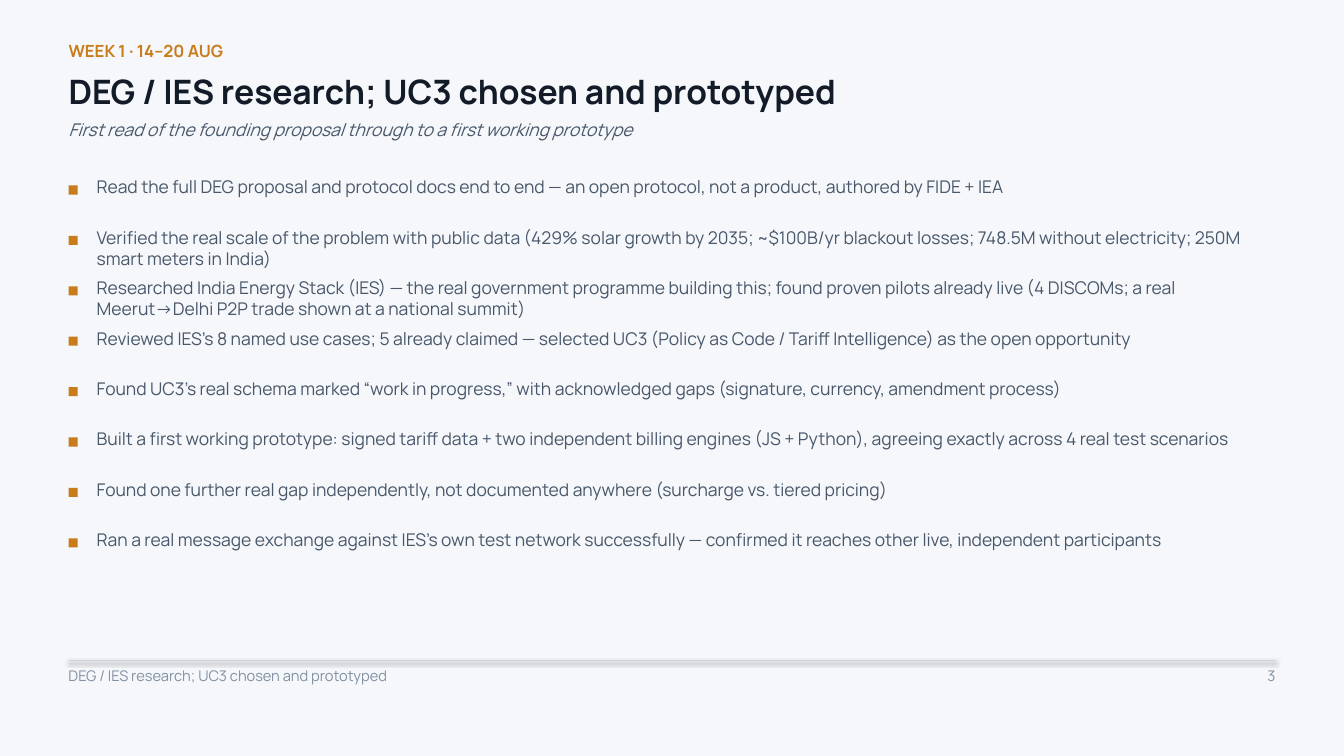
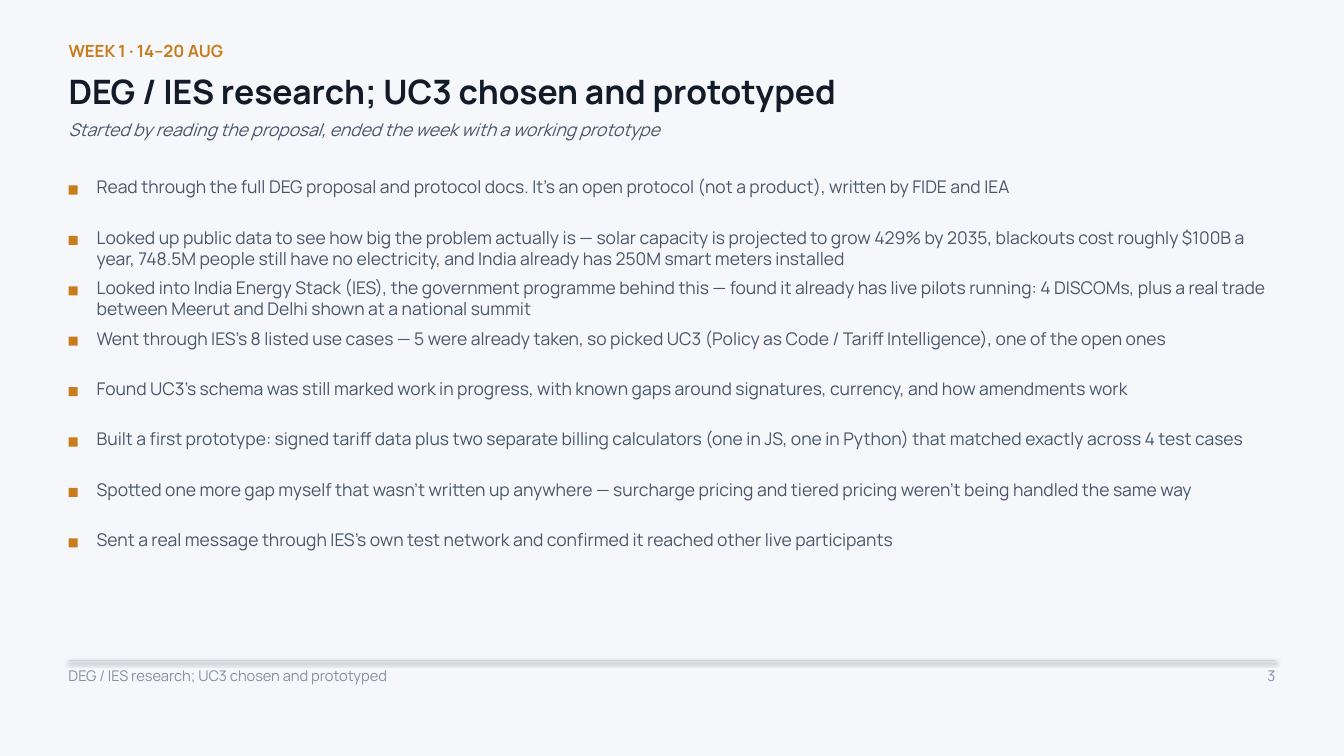
Before and after one commit to Sanjay-dev22/personal-deg, a slide deck: slide 3 of work-record/DEG-IES-Work-Record.pptx. Drawn at 1344x756 pixels with LibreOffice and Linux fonts; fonts in the diff are those of the drawing. Boxes give left, top, right and bottom in pixels: in the first picture for what was removed or moved away, otherwise in the second. Text is boxed around its words. In the diff, an @@ line names an element or a change of style, - is before the commit and + after.

```diff
--- a/work-record/DEG-IES-Work-Record.pptx
+++ b/work-record/DEG-IES-Work-Record.pptx
@@ text at bbox=[69, 123, 659, 141]: text changed @@
-First read of the founding proposal through to a first working prototype
+Started by reading the proposal, ended the week with a working prototype
@@ text at bbox=[97, 178, 1009, 198]: text changed @@
-Read the full DEG proposal and protocol docs end to end — an open protocol, not a product, authored by FIDE + IEA
+Read through the full DEG proposal and protocol docs. It's an open protocol (not a product), written by FIDE and IEA
@@ text at bbox=[97, 229, 1245, 269]: text changed @@
-Verified the real scale of the problem with public data (429% solar growth by 2035; ~$100B/yr blackout losses; 748.5M without electricity; 250M smart meters in India)
+Looked up public data to see how big the problem actually is — solar capacity is projected to grow 429% by 2035, blackouts cost roughly $100B a year, 748.5M people still have no electricity, and India already has 250M smart meters installed
@@ text at bbox=[97, 279, 1265, 316]: text changed @@
-Researched India Energy Stack (IES) — the real government programme building this; found proven pilots already live (4 DISCOMs; a real Meerut→Delhi P2P trade shown at a national summit)
+Looked into India Energy Stack (IES), the government programme behind this — found it already has live pilots running: 4 DISCOMs, plus a real trade between Meerut and Delhi shown at a national summit
@@ text at bbox=[97, 330, 1166, 350]: text changed @@
-Reviewed IES's 8 named use cases; 5 already claimed — selected UC3 (Policy as Code / Tariff Intelligence) as the open opportunity
+Went through IES's 8 listed use cases — 5 were already taken, so picked UC3 (Policy as Code / Tariff Intelligence), one of the open ones
@@ text at bbox=[97, 382, 1127, 400]: text changed @@
-Found UC3's real schema marked “work in progress,” with acknowledged gaps (signature, currency, amendment process)
+Found UC3's schema was still marked work in progress, with known gaps around signatures, currency, and how amendments work
@@ text at bbox=[97, 430, 1243, 450]: text changed @@
-Built a first working prototype: signed tariff data + two independent billing engines (JS + Python), agreeing exactly across 4 real test scenarios
+Built a first prototype: signed tariff data plus two separate billing calculators (one in JS, one in Python) that matched exactly across 4 test cases
@@ text at bbox=[97, 483, 1191, 501]: text changed @@
-Found one further real gap independently, not documented anywhere (surcharge vs. tiered pricing)
+Spotted one more gap myself that wasn't written up anywhere — surcharge pricing and tiered pricing weren't being handled the same way
@@ text at bbox=[97, 533, 892, 551]: text changed @@
-Ran a real message exchange against IES's own test network successfully — confirmed it reaches other live, independent participants
+Sent a real message through IES's own test network and confirmed it reached other live participants
```
Also in this commit, not shown: 13 other slides changed.
